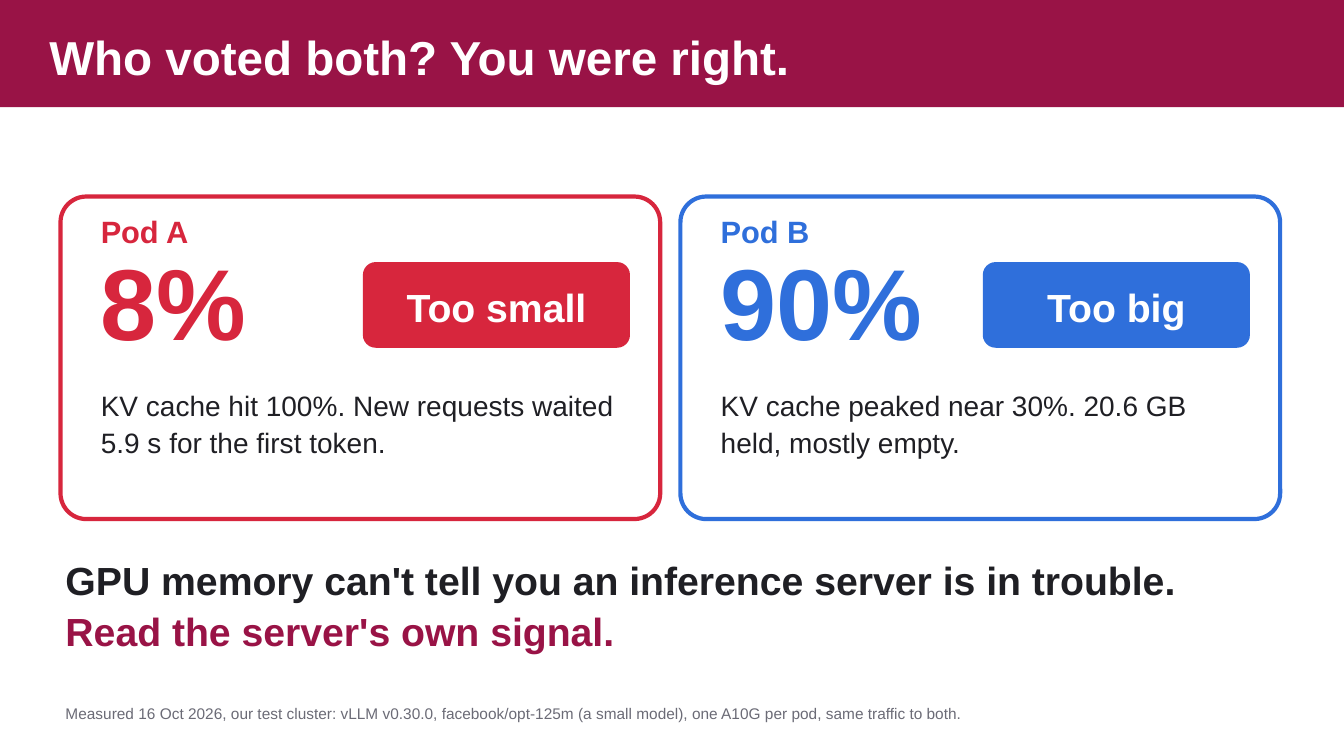
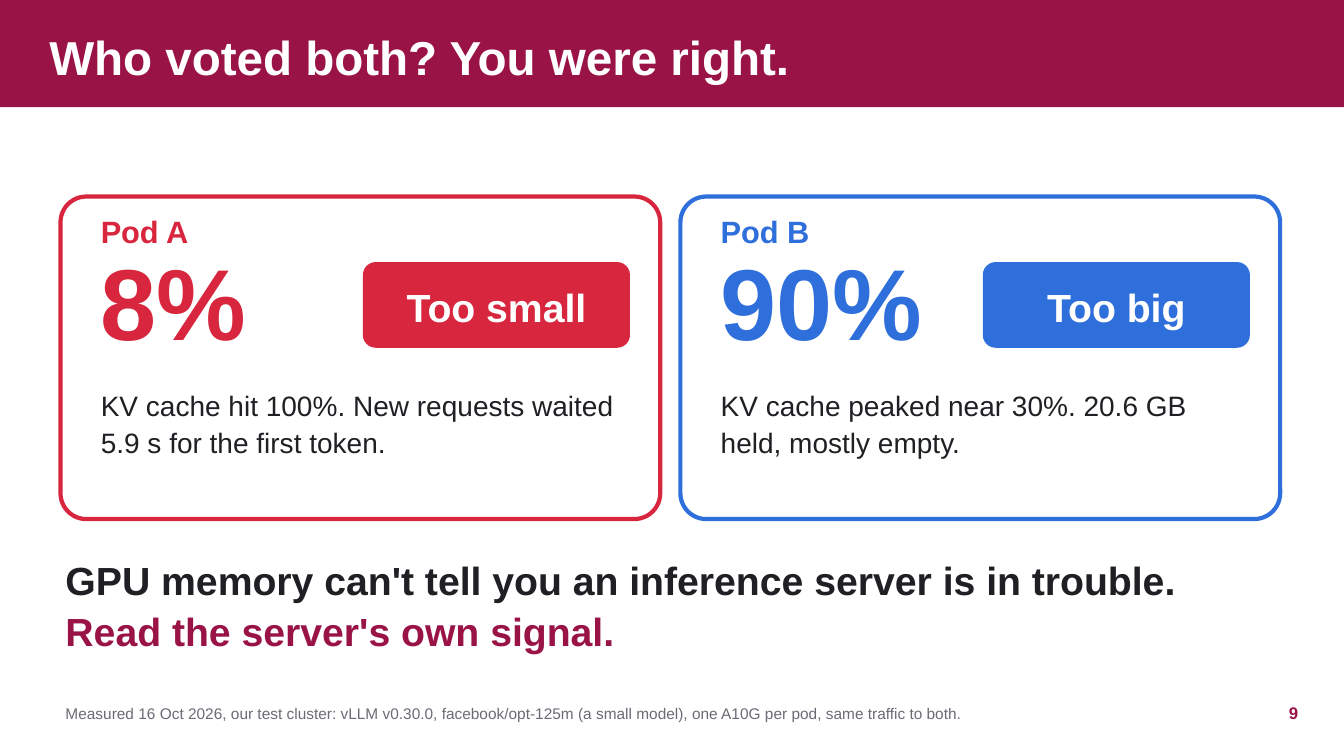
Before and after one commit to danilosilvase/gpu-observability-kubecon-na-2026, a slide deck: slide 9 of deck/kubecon-obsday-2026.pptx. Drawn at 1344x756 pixels with LibreOffice and Linux fonts; fonts in the diff are those of the drawing; background and template pictures are left out. Boxes give left, top, right and bottom in pixels: in the first picture for what was removed or moved away, otherwise in the second. Text is boxed around its words. In the diff, an @@ line names an element or a change of style, - is before the commit and + after.

```diff
--- a/deck/kubecon-obsday-2026.pptx
+++ b/deck/kubecon-obsday-2026.pptx
@@ page number added at [1289,707,1298,719], 12 pt, text #991346, bold @@
+9
```
Also in this commit, not shown: 11 other slides changed, 1 other file.
